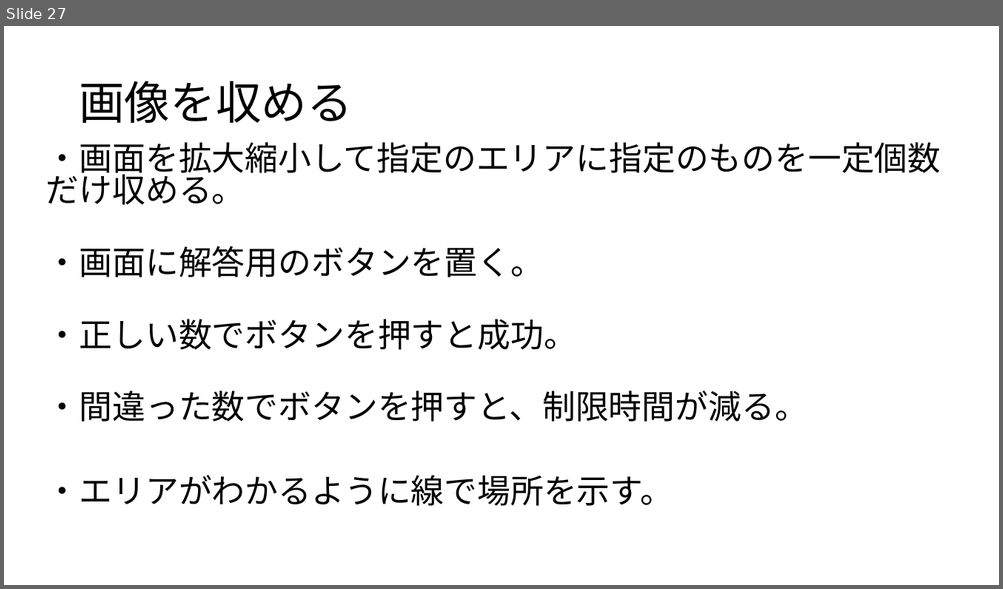
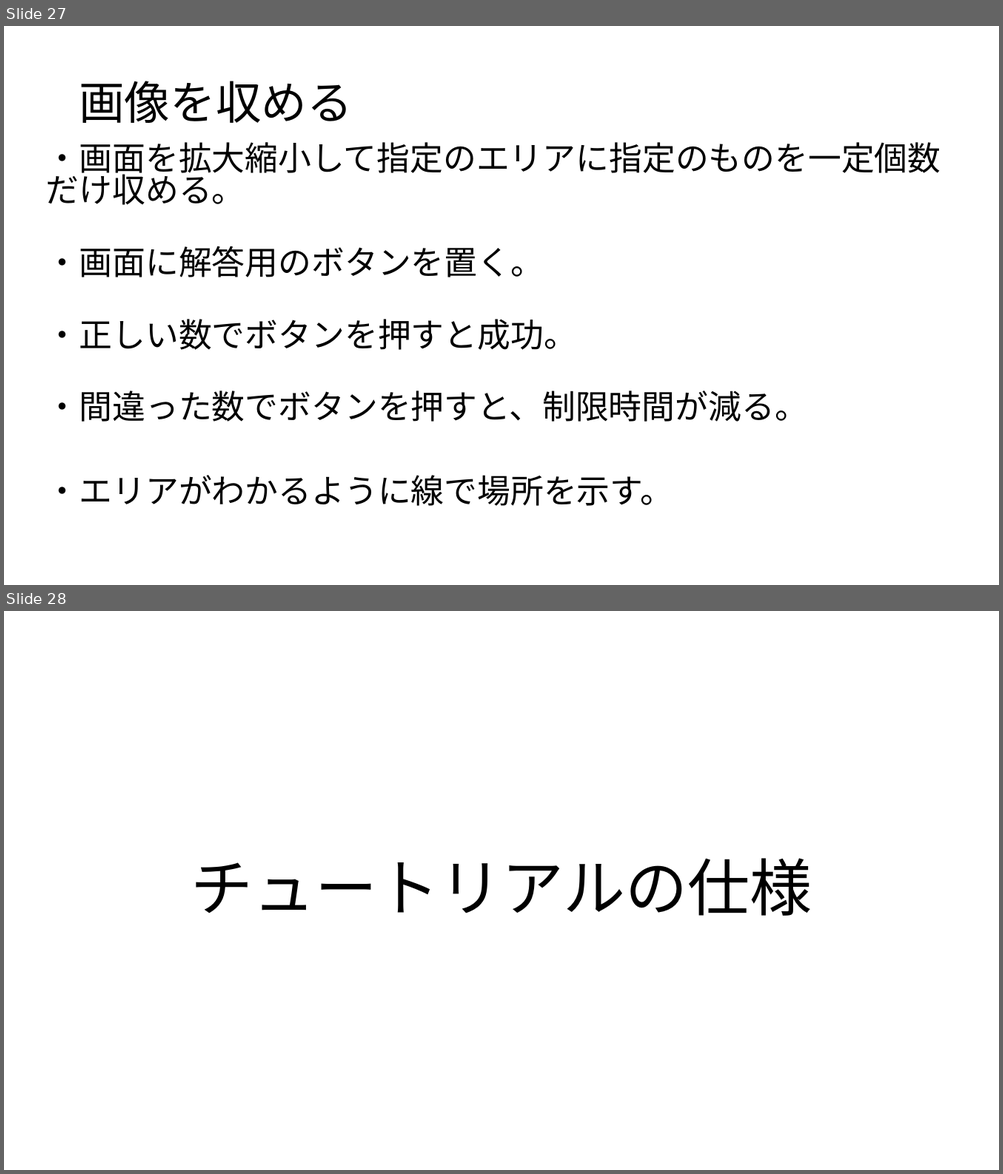
Before and after one commit to JJC-Game/2023_9gatsu_TeamProject03, a slide deck: Etc/企画書/企画書.pptx. Shown one above the other, each under a label of ours: slide 27 before the commit, slides 27 and 28 after it. The pictures are 1003x589 and 1003x1174 pixels, drawn with LibreOffice and Linux fonts; fonts in the diff are those of the drawing. Boxes give left, top, right and bottom in pixels: in the first picture for what was removed or moved away, otherwise in the second. Text is boxed around its words. In the diff, an @@ line names an element or a change of style, - is before the commit and + after.

Commit message:
企画書にチュートリアルについて追加

```diff
--- a/Etc/企画書/企画書.pptx
+++ b/Etc/企画書/企画書.pptx
@@ slide 28 added at [4,611,999,1170], background #FFFFFF @@
@@ title added at [190,858,811,916], 60 pt, text #000000 @@
+チュートリアルの仕様
```
Also in this commit, not shown: 2 other slides added.
